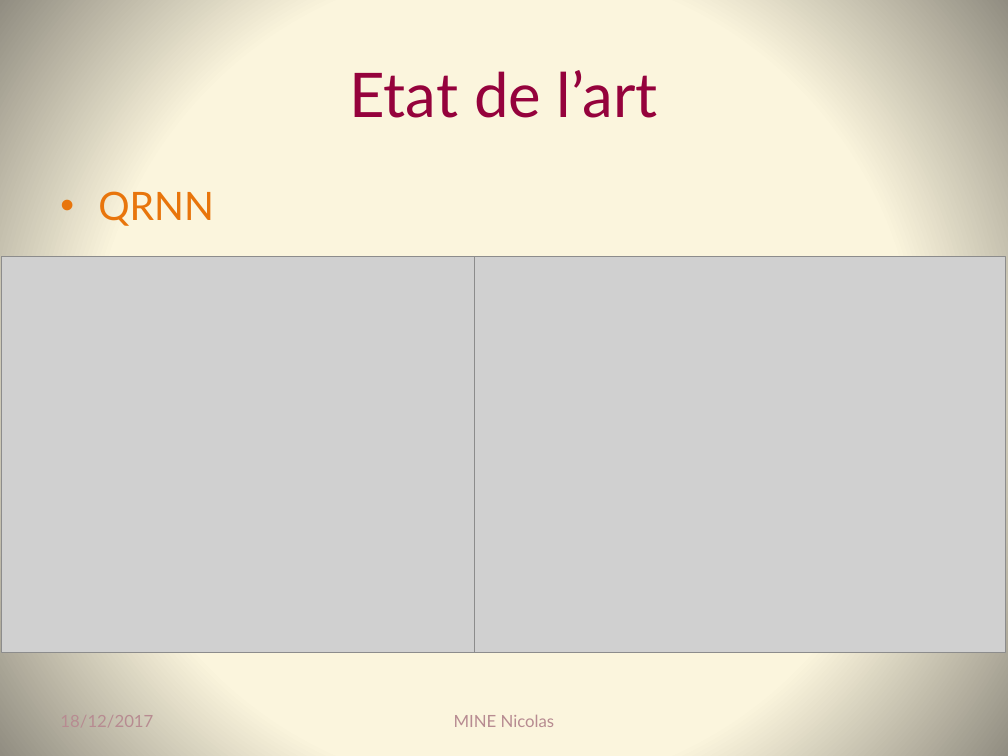
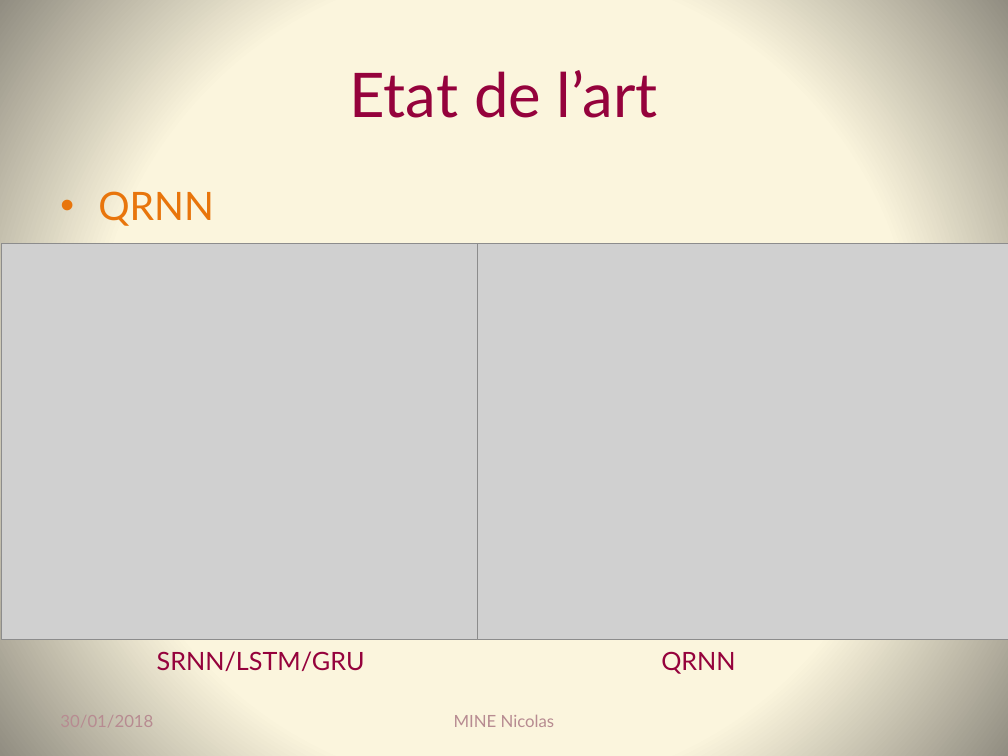
Before and after one commit to Coni63/OC_DS, a slide deck: slide 9 of P8/Presentation_projet_8.pptx. Drawn at 1008x756 pixels with LibreOffice and Linux fonts; fonts in the diff are those of the drawing; grey boxes stand for pictures. Boxes give left, top, right and bottom in pixels: in the first picture for what was removed or moved away, otherwise in the second. Text is boxed around its words. In the diff, an @@ line names an element or a change of style, - is before the commit and + after.

```diff
--- a/P8/Presentation_projet_8.pptx
+++ b/P8/Presentation_projet_8.pptx
@@ picture: place and size @@
-picture at [1,256,493,653]
+picture at [2,243,494,640]
@@ picture: place and size @@
-picture at [475,256,1005,653]
+picture at [478,243,1008,640]
@@ text added at [157,651,365,671], 18 pt, text #95023C @@
+SRNN/LSTM/GRU
@@ text added at [661,651,735,674], 18 pt, text #95023C @@
+QRNN
@@ text at [60,715,153,727]: text changed @@
-18/12/2017
+30/01/2018
```
Also in this commit, not shown: 17 other slides changed, 3 other files.
